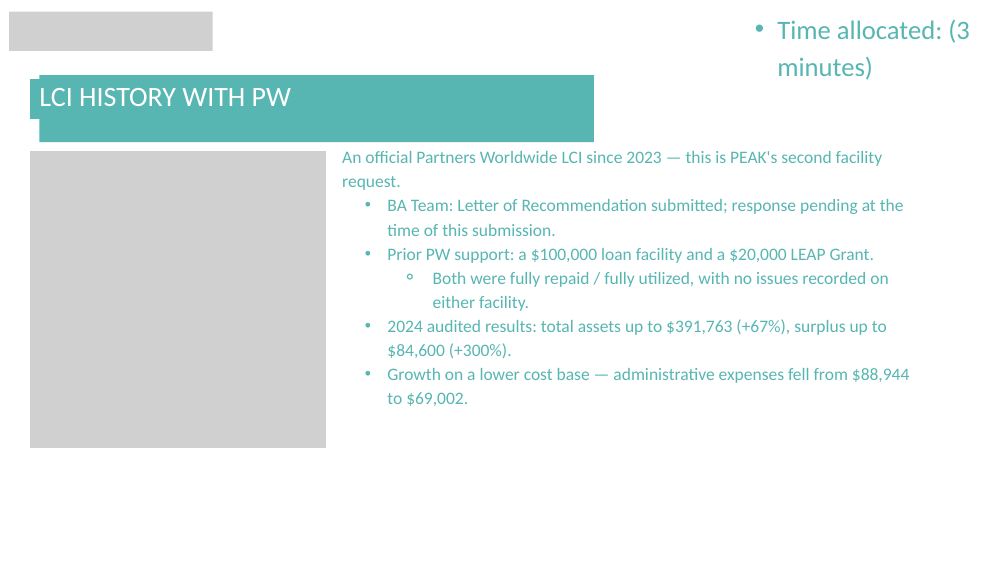
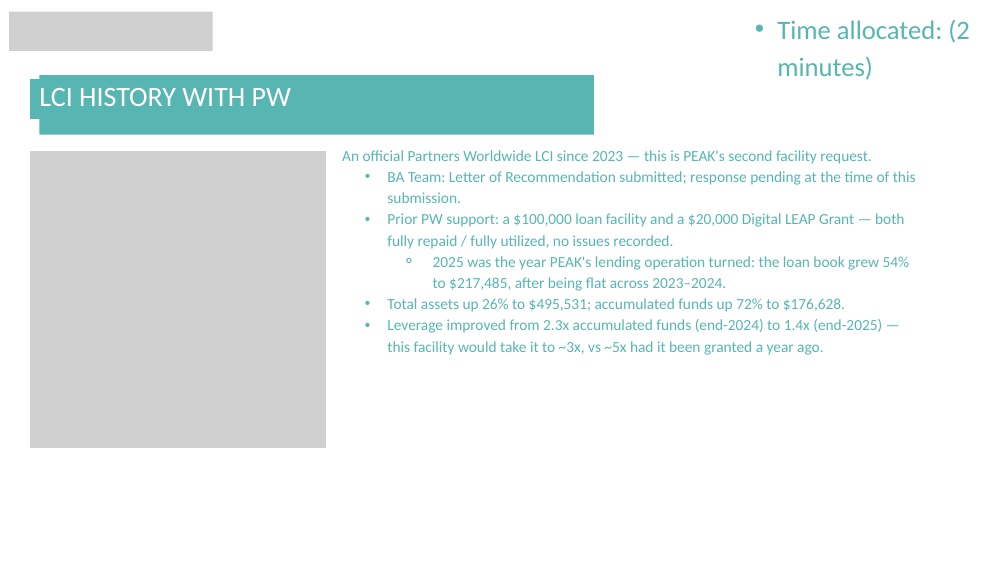
Before and after one commit to jakoyere-collab/NGO-Opportunities, a slide deck: slide 4 of deliverables/PEAK_Formal_Loan_Application_Presentation.pptx. Drawn at 1008x567 pixels with LibreOffice and Linux fonts; fonts in the diff are those of the drawing; grey boxes stand for pictures. Boxes give left, top, right and bottom in pixels: in the first picture for what was removed or moved away, otherwise in the second. Text is boxed around its words. In the diff, an @@ line names an element or a change of style, - is before the commit and + after.

```diff
--- a/deliverables/PEAK_Formal_Loan_Application_Presentation.pptx
+++ b/deliverables/PEAK_Formal_Loan_Application_Presentation.pptx
@@ text at (777, 20, 970, 80): text changed @@
-  • Time allocated: (3 minutes)
+  • Time allocated: (2 minutes)
@@ rectangle: place and size @@
-rectangle at (39, 75, 594, 142)
+rectangle at (39, 75, 594, 135)
@@ text at (342, 150, 916, 203): size 25 to 22 pt in "An official Partners Worldwide LCI since 2023 ...", "BA Team: Letter of Recommendation submitted; response ..." @@
@@ text at (387, 213, 910, 355): text changed; size 25 to 22 pt @@
-  • Prior PW support: a $100,000 loan facility and a $20,000 LEAP Grant.
-    ⚬ Both were fully repaid / fully utilized, with no issues recorded on either facility.
-  • 2024 audited results: total assets up to $391,763 (+67%), surplus up to $84,600 (+300%).
-  • Growth on a lower cost base — administrative expenses fell from $88,944 to $69,002.
+  • Prior PW support: a $100,000 loan facility and a $20,000 Digital LEAP Grant — both fully repaid / fully utilized, no issues recorded.
+    ⚬ 2025 was the year PEAK's lending operation turned: the loan book grew 54% to $217,485, after being flat across 2023–2024.
+  • Total assets up 26% to $495,531; accumulated funds up 72% to $176,628.
+  • Leverage improved from 2.3x accumulated funds (end-2024) to 1.4x (end-2025) — this facility would take it to ~3x, vs ~5x had it been granted a year ago.
```
Also in this commit, not shown: 9 other slides changed, 6 slides added.
